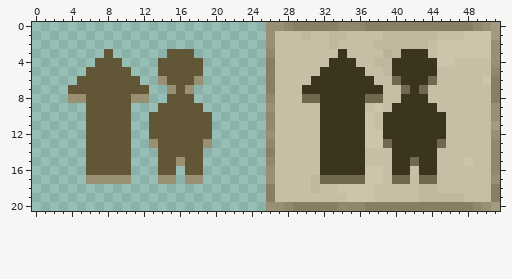
Pixel-art sprite, stored at assets/mapmode_growth.png. The picture above was drawn from the file before the commit.
The file is 52x21 pixels. Colours within 5 levels of each other are drawn and written as one.
And afterwards:
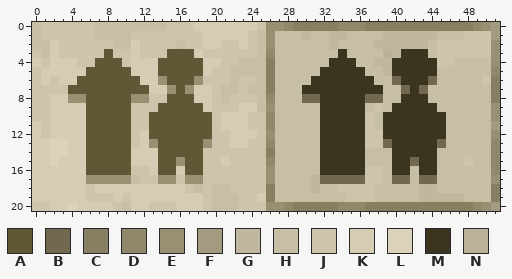
Palette (. is transparent): A #615636  B #71684f  C #887e62  D #91876b  E #998f73  F #a49a80  G #c0b79e  H #c7bea6  J #cec4ac  K #d5ccb3  L #dbd2b9  M #3b341f  N #bab298
Commit message: Expandable mapmodes list
The edit:
Changed rows in their new state; - is an unchanged pixel.
first column x 0:
 0 HJJJJJJHHHHHHHHJJJKKKKKKKJ
 1 HJJJJJJHHHHJJJJJJJJKKKKKJH
 2 HHKJJJJJJHHKJJJJHJJKKJJKJH
 3 JHKJJJJJ-JJKJJJ---KJJJJJJH
 4 KJKKKJJ---JKKK-----KKJJHHH
 5 JKKKKK-----KKK-----KJJHHHH
 6 JKJKK-------KK-----JJJHJJH
 7 JJJJ---------KK---KKJHHJHH
 8 JJKK---------JJ---KKJHJJJH
 9 JJKKKK-----JJJ-----KJJJKKH
10 JJKKKK-----JJ-------JKKKJJ
11 KJKKKK-----JJ-------JKKKJJ
12 KJKKKK-----JK-------JJKKKJ
13 KKLLKK-----JK-------JJKKJJ
14 KKLLKK-----KKK-----JJJJJJJ
15 KKLKKK-----KKK-----JJKJJJJ
16 KKKKKK-----JJK--K--JJJJJJJ
17 KKKKKK-----HJJ--J--JJJJJJJ
18 KKKKKKJKKKKKKKKKKJHJHHJJJJ
19 KKKKKKJJJKJKKKKKKKKJHHHJJK
20 JJKKLKKKKJHKKJJJKKKJHHHJJJ
Pixel boxes of the changes (left, top, right, bottom) in both pictures:
added: (32, 22, 266, 211)
